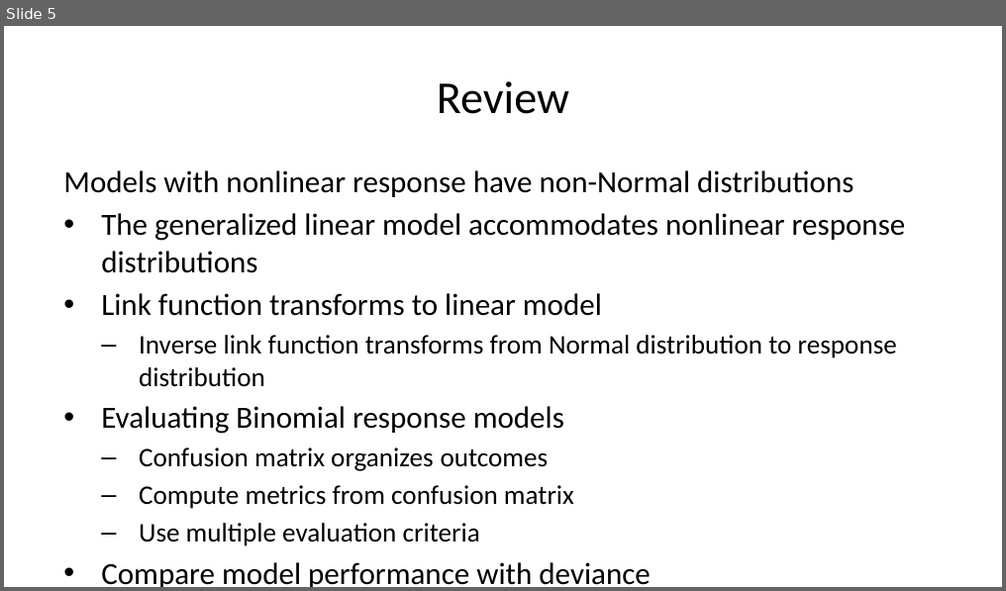
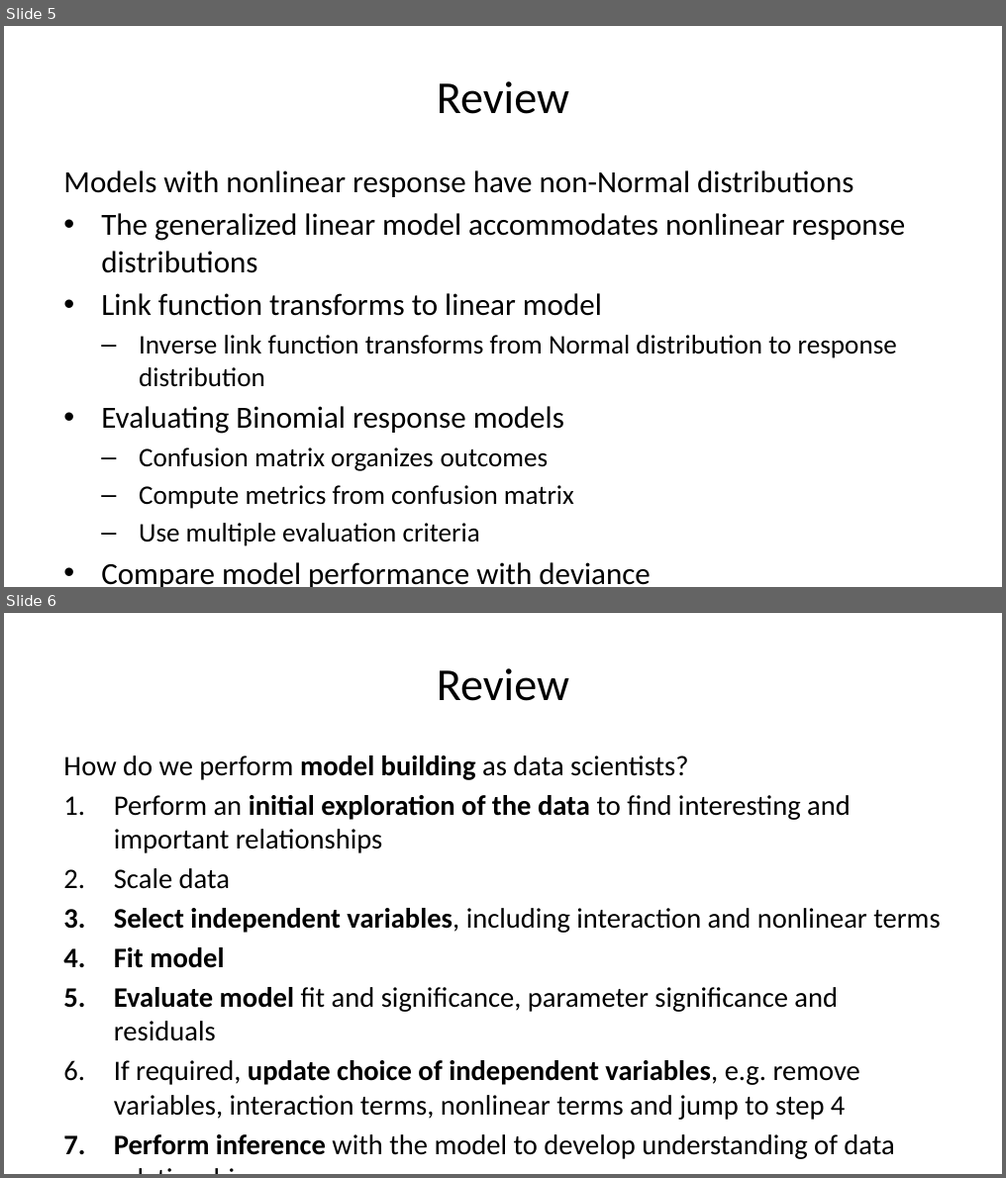
Before and after one commit to StephenElston/CSCI-E-83, a slide deck: LectureSlides/10a_ModelsInHighDimensions.pptx. Shown one above the other, each under a label of ours: slide 5 before the commit, slides 5 and 6 after it. The pictures are 1006x591 and 1006x1178 pixels, drawn with LibreOffice and Linux fonts; fonts in the diff are those of the drawing. Boxes give left, top, right and bottom in pixels: in the first picture for what was removed or moved away, otherwise in the second. Text is boxed around its words. In the diff, an @@ line names an element or a change of style, - is before the commit and + after.

```diff
--- a/LectureSlides/10a_ModelsInHighDimensions.pptx
+++ b/LectureSlides/10a_ModelsInHighDimensions.pptx
@@ slide 6 added at (4, 613, 1002, 1174), background #FFFFFF @@
@@ title added at (437, 668, 569, 701), 33 pt, text #000000 @@
+Review
@@ text added at (63, 756, 940, 1159), 20.4 pt, text #000000 @@
+How do we perform model building as data scientists?
+1. Perform an initial exploration of the data to find interesting and important relationships
+2. Scale data
+3. Select independent variables, including interaction and nonlinear terms
+4. Fit model
+5. Evaluate model fit and significance, parameter significance and residuals
+6. If required, update choice of independent variables, e.g. remove variables, interaction terms, nonlinear terms and jump to step 4
+7. Perform inference with the model to develop understanding of data relationships
```
Also in this commit, not shown: 14 slides changed, 12 other slides added, 5 slides removed, 3 other files.
